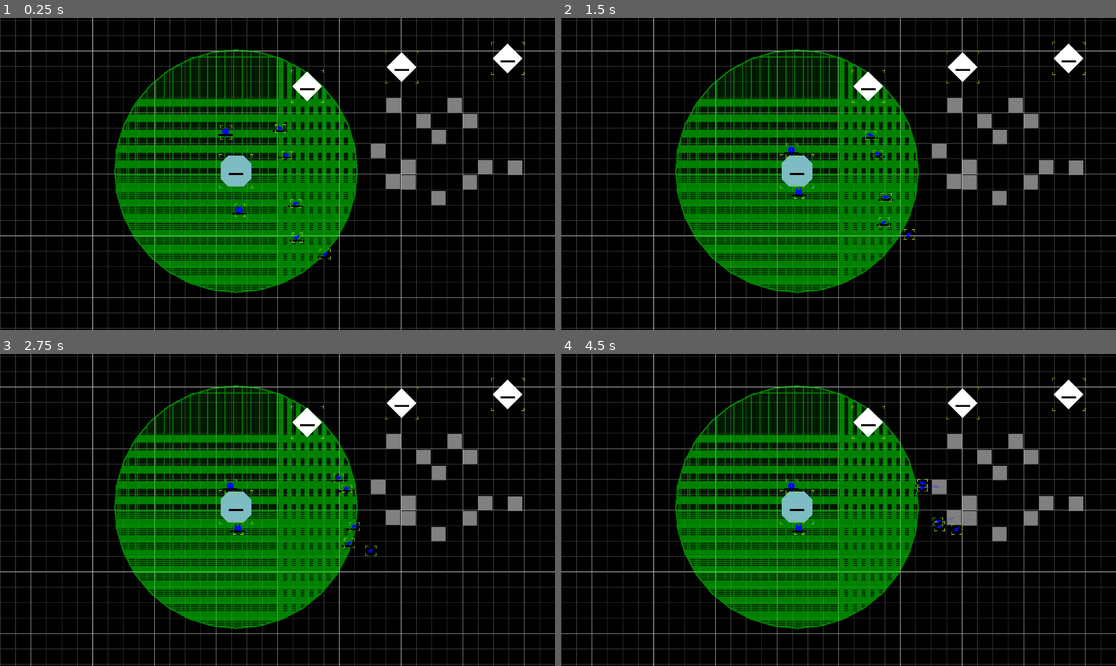
Above: before the commit, frames 1-4 (two rows, left to right).
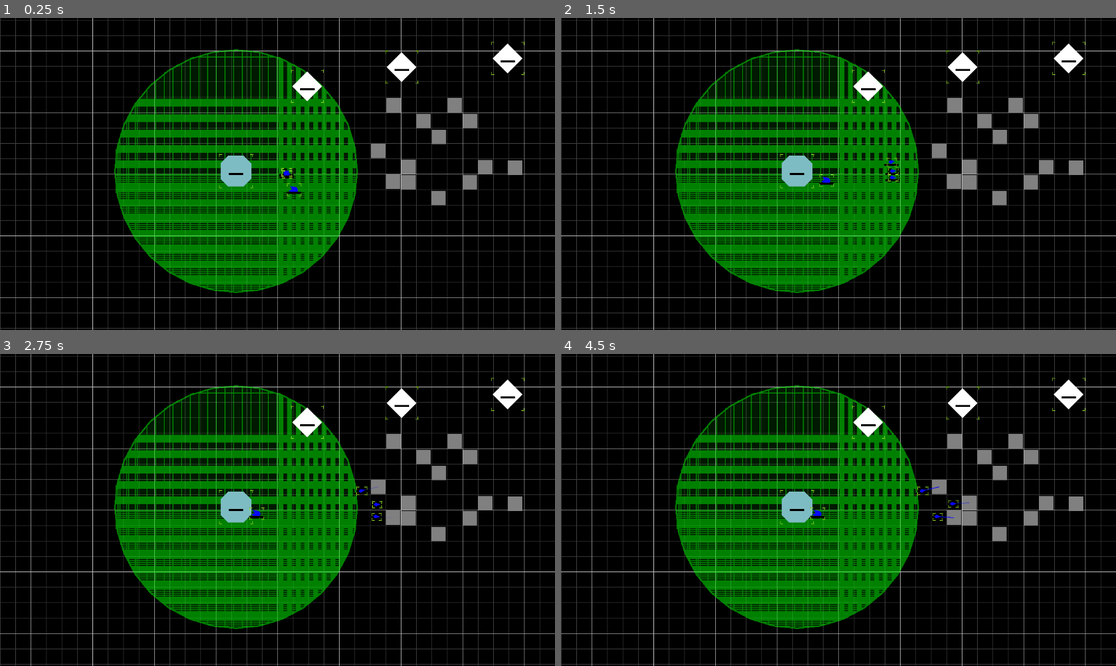
Above: after the commit, the same moments.

Repository: AtkinTC/space-industry-v4
Game: Godot game, scene res://game/test_scene.tscn
Same seed, same stepped clock (60 frames per second), same inputs: the game is played once before the commit and once after it.
Inputs (mouse positions are in pixels of both pictures, inside the frame that each line leads up to):
- Up to frame 1 (0.25 s): no input
- Up to frame 2 (1.5 s): move the mouse to (960, 158) at 0.52 s; click (960, 158) at 0.67 s; move the mouse to (727, 189) at 1.27 s; click (727, 189) at 1.42 s
- Up to frame 3 (2.75 s): move the mouse to (333, 441) at 2.02 s; click (333, 441) at 2.17 s
- Up to frame 4 (4.5 s): move the mouse to (810, 572) at 2.77 s; click (810, 572) at 2.92 s; move the mouse to (1005, 556) at 3.52 s; click (1005, 556) at 3.67 s; move the mouse to (672, 463) at 4.27 s; click (672, 463) at 4.42 s

The runs differ from the first frame. In frame 1, 0.4% of the frame differs, in the area x 39-60%, y 33-78%; in frame 2, 0.4%, in the area x 40-64%, y 36-72%; in frame 3, 0.4%; in frame 4, 0.4%.

Commit message:
add EntityDefinition resources and update entity system to work with them
-EntityDefinition ties a unique entity_id to a packed scene, used for initializing new entities
-EntityDefinition contains base parameters used by the initialized scene, allows for multiple entities to reuse the same scene

Diff:
--- a/game/entity/entity.gd
+++ b/game/entity/entity.gd
@@ -1,7 +1,9 @@
 extends Area2D
 class_name Entity
 
-@export var base_capacity : int = 100
+@export var entity_def : EntityDefinition = null
+@export var init_parameters : Dictionary = {}
+
 @export var inventory : Inventory = null
 
 @onready var collision_shape : CollisionShape2D = get_node_or_null("CollisionShape2D")
@@ -10,7 +12,21 @@
 @onready var tools_node : Node2D = get_node_or_null("Tools")
 var tools : Dictionary = {}
 
-func set_init(init_parameters : Dictionary) -> void:
+func _init(_entity_def : EntityDefinition = null, _init_parameters : Dictionary = {}) -> void:
+	setup(_entity_def, _init_parameters)
+
+func setup(_entity_def : EntityDefinition = null, _init_parameters : Dictionary = {}) -> void:
+	entity_def = _entity_def
+	setup_from_entity_def()
+
+	init_parameters = _init_parameters
+	setup_from_init_parameters()
+
+func setup_from_entity_def() -> void:
+	if(entity_def == null):
+		entity_def = EntityDefinition.new()
+
+func setup_from_init_parameters() -> void:
 	global_position = init_parameters.get(Strings.KEY_POSITION, global_position)
 	global_rotation = init_parameters.get(Strings.KEY_ROTATION, global_rotation)
 
@@ -30,7 +46,7 @@
 
 func setup_inventory() -> void:
 	if(inventory == null):
-		inventory = Inventory.new(base_capacity)
+		inventory = Inventory.new(entity_def.base_inventory_capacity)
 
 func get_tools(tool_type : String) -> Array[Tool]:
 	var result : Array = tools.get(tool_type, [])
--- /dev/null
+++ b/game/entity/resource/entity_definition.gd
@@ -0,0 +1,6 @@
+extends Resource
+class_name EntityDefinition
+
+@export var entity_id : String = ""
+@export var scene : PackedScene
+@export var base_inventory_capacity : int = -1
--- /dev/null
+++ b/game/entity/resource/ship_definition.gd
@@ -0,0 +1,4 @@
+extends EntityDefinition
+class_name ShipDefinition
+
+@export var cruise_speed : float = 100
--- /dev/null
+++ b/game/entity/resource/structure_definition.gd
@@ -0,0 +1,2 @@
+extends EntityDefinition
+class_name StructureDefinition
--- a/game/entity/selection_areas_layer.gd
+++ b/game/entity/selection_areas_layer.gd
@@ -6,11 +6,6 @@
 func _ready() -> void:
 	SignalBus.entity_ready.connect(add_selection_area)
 
-
-# Called every frame. 'delta' is the elapsed time since the previous frame.
-func _process(delta: float) -> void:
-	pass
-
 func add_selection_area(entity : Entity) -> void:
 	var area : EntitySelectionArea = selection_area_scene.instantiate()
 	area.parent_entity = entity
--- a/game/entity/ship/builder_ship.tscn
+++ b/game/entity/ship/builder_ship_basic.tscn
@@ -11,7 +11,6 @@
 position = Vector2(46, 37)
 script = ExtResource("1_0dkay")
 task_flags = 1
-base_capacity = 4
 
 [node name="CollisionShape2D" type="CollisionShape2D" parent="."]
 position = Vector2(1, 7.62939e-06)
--- a/game/entity/ship/miner_ship.tscn
+++ b/game/entity/ship/miner_ship_basic.tscn
@@ -8,10 +8,9 @@
 radius = 4.0
 height = 14.0
 
-[node name="MinerShip" type="Area2D"]
+[node name="MinerShipBasic" type="Area2D"]
 script = ExtResource("1_hpmop")
 task_flags = 4
-base_capacity = 2
 
 [node name="CollisionShape2D" type="CollisionShape2D" parent="."]
 position = Vector2(1, 0)
--- a/game/entity/ship/ship.gd
+++ b/game/entity/ship/ship.gd
@@ -40,10 +40,12 @@
 var goal_state := GOAL_STATE.STANDBY
 
 var velocity := Vector2.ZERO
-@export var speed : float = 50
-
-func set_init(init_parameters : Dictionary) -> void:
-	super.set_init(init_parameters)
+
+func setup_from_entity_def() -> void:
+	super.setup_from_entity_def()
+
+func setup_from_init_parameters() -> void:
+	super.setup_from_init_parameters()
 
 func _ready():
 	super._ready()
@@ -206,7 +208,7 @@
 		if(is_zero_approx(distance) || distance <= approach_distance):
 			desired_velocity = Vector2.ZERO
 		else:
-			desired_velocity = global_position.direction_to(move_target.global_position) * speed
+			desired_velocity = global_position.direction_to(move_target.global_position) * entity_def.cruise_speed
 		desired_rotation = global_position.angle_to_point(move_target.global_position)
 	else:
 		desired_velocity = Vector2.ZERO
--- a/game/entity/structure/construction_site.gd
+++ b/game/entity/structure/construction_site.gd
@@ -3,8 +3,11 @@
 
 @export var structure_id : String
 
-func set_init(init_parameters : Dictionary) -> void:
-	super.set_init(init_parameters)
+func setup_from_entity_def() -> void:
+	super.setup_from_entity_def()
+
+func setup_from_init_parameters() -> void:
+	super.setup_from_init_parameters()
 	structure_id = init_parameters.get(Strings.KEY_STRUCTURE_ID, structure_id)
 
 func _ready() -> void:
--- a/game/entity/structure/structure.gd
+++ b/game/entity/structure/structure.gd
@@ -5,8 +5,11 @@
 
 @export var is_depot : bool = false
 
-func set_init(init_parameters : Dictionary) -> void:
-	super.set_init(init_parameters)
+func setup_from_entity_def() -> void:
+	super.setup_from_entity_def()
+
+func setup_from_init_parameters() -> void:
+	super.setup_from_init_parameters()
 
 func _ready():
 	super._ready()
--- a/game/ship_manager.gd
+++ b/game/ship_manager.gd
@@ -7,18 +7,21 @@
 	SignalBus.spawn_ship.connect(spawn_node)
 	SignalBus.spawn_ship_callback.connect(spawn_node_with_callback)
 
-func spawn_node(scene : PackedScene, properties : Dictionary) -> Node2D:
-	if(scene == null):
+func spawn_node(entity_id : String, properties : Dictionary) -> Ship:
+	var ship_def := EntityDefs.get_ship_definition(entity_id)
+	if(ship_def == null):
+		print_debug("No ShipDefinition found for id : %s" % entity_id)
 		return
 
-	var new_node : Node2D = scene.instantiate()
-	if(properties != null):
-		if(properties.has("position")):
-			new_node.position = properties["position"]
-		if(properties.has("rotation")):
-			new_node.rotation = properties["rotation"]
-	if(new_node.has_method("set_init_properties")):
-		new_node.set_init_properties(properties)
+	var new_node : Ship = ship_def.scene.instantiate()
+	new_node.setup(ship_def, properties)
+#	if(properties != null):
+#		if(properties.has("position")):
+#			new_node.position = properties["position"]
+#		if(properties.has("rotation")):
+#			new_node.rotation = properties["rotation"]
+#	if(new_node.has_method("set_init_properties")):
+#		new_node.set_init_properties(properties)
 
 	add_child(new_node)
 
@@ -27,8 +30,8 @@
 	SignalBus.ships_updated.emit(nodes.size())
 	return new_node
 
-func spawn_node_with_callback(scene : PackedScene, properties : Dictionary, callback : Callable) -> Node2D:
-		var new_node := spawn_node(scene, properties)
+func spawn_node_with_callback(entity_id : String, properties : Dictionary, callback : Callable) -> Ship:
+		var new_node := spawn_node(entity_id, properties)
 		if(callback != null):
 			callback.call(new_node)
 		return new_node
--- a/game/structure_manager.gd
+++ b/game/structure_manager.gd
@@ -7,28 +7,31 @@
 	SignalBus.spawn_structure.connect(spawn_node)
 	SignalBus.spawn_ship_callback.connect(spawn_node_with_callback)
 
-func spawn_node(scene : PackedScene, properties : Dictionary) -> Node2D:
-	if(scene == null):
+func spawn_node(entity_id : String, properties : Dictionary) -> Structure:
+	var structure_def := EntityDefs.get_structure_definition(entity_id)
+	if(structure_def == null):
+		print_debug("No StructureDefinition found for id : %s" % entity_id)
 		return
 
-	var new_node : Node2D = scene.instantiate()
-	if(properties != null):
-		if(properties.has("position")):
-			new_node.position = properties["position"]
-		if(properties.has("rotation")):
-			new_node.rotation = properties["rotation"]
-	if(new_node.has_method("set_init_properties")):
-		new_node.set_init_properties(properties)
+	var new_node : Structure = structure_def.scene.instantiate()
+	new_node.setup(structure_def, properties)
+#	if(properties != null):
+#		if(properties.has("position")):
+#			new_node.position = properties["position"]
+#		if(properties.has("rotation")):
+#			new_node.rotation = properties["rotation"]
+#	if(new_node.has_method("set_init_properties")):
+#		new_node.set_init_properties(properties)
 
 	add_child(new_node)
 
 	nodes[new_node.get_instance_id()] = new_node
 	new_node.tree_exiting.connect(_on_node_freed.bind(new_node.get_instance_id()))
-	SignalBus.structures_updated.emit(nodes.size())
+	SignalBus.ships_updated.emit(nodes.size())
 	return new_node
 
-func spawn_node_with_callback(scene : PackedScene, properties : Dictionary, callback : Callable) -> Node2D:
-		var new_node := spawn_node(scene, properties)
+func spawn_node_with_callback(entity_id : String, properties : Dictionary, callback : Callable) -> Structure:
+		var new_node := spawn_node(entity_id, properties)
 		if(callback != null):
 			callback.call(new_node)
 		return new_node
--- a/game/test_scene.gd
+++ b/game/test_scene.gd
@@ -2,8 +2,11 @@
 
 
 # Called when the node enters the scene tree for the first time.
-#func _ready() -> void:
-#	pass
+func _ready() -> void:
+	for i in 5:
+		SignalBus.spawn_ship.emit("mining_drone_001", {})
+	for i in 2:
+		SignalBus.spawn_ship.emit("construction_drone_001", {})
 
 
 # Called every frame. 'delta' is the elapsed time since the previous frame.
--- a/game/test_scene.tscn
+++ b/game/test_scene.tscn
@@ -8,12 +8,10 @@
 [ext_resource type="Shader" path="res://resources/shaders/canvas_group_area.gdshader" id="5_b2sve"]
 [ext_resource type="PackedScene" uid="uid://co8g67bnh8fcs" path="res://game/entity/structure/structure.tscn" id="5_r73p8"]
 [ext_resource type="Script" path="res://game/influence_canvas.gd" id="5_w38rg"]
-[ext_resource type="PackedScene" uid="uid://ctrt2fte2x4r5" path="res://game/entity/ship/miner_ship.tscn" id="6_o2rq5"]
 [ext_resource type="Script" path="res://game/structure_manager.gd" id="6_tn125"]
 [ext_resource type="Script" path="res://game/entity/inventory.gd" id="6_umlrr"]
 [ext_resource type="Script" path="res://game/ship_manager.gd" id="7_215xa"]
 [ext_resource type="PackedScene" uid="uid://f5tgpd66v4k" path="res://game/entity/structure/construction_site.tscn" id="8_sbvsf"]
-[ext_resource type="PackedScene" uid="uid://gijpshyjqirm" path="res://game/entity/ship/builder_ship.tscn" id="12_ihhgg"]
 [ext_resource type="Script" path="res://game/entity/selection_areas_layer.gd" id="15_5qeme"]
 
 [sub_resource type="ShaderMaterial" id="ShaderMaterial_hglpe"]
@@ -112,42 +110,22 @@
 
 [node name="Station" parent="Structures" instance=ExtResource("5_r73p8")]
 position = Vector2(-86, -6)
+dock_range = 50.0
 
 [node name="ConstructionSite" parent="Structures" instance=ExtResource("8_sbvsf")]
 position = Vector2(478, -240)
-inventory = SubResource("Resource_6fkdr")
+inventory = SubResource("Resource_mwksl")
 
 [node name="ConstructionSite2" parent="Structures" instance=ExtResource("8_sbvsf")]
 position = Vector2(258, -222)
-inventory = SubResource("Resource_ru3xe")
+inventory = SubResource("Resource_5ry01")
 
 [node name="ConstructionSite3" parent="Structures" instance=ExtResource("8_sbvsf")]
 position = Vector2(62, -182)
-inventory = SubResource("Resource_d0kvi")
+inventory = SubResource("Resource_1dtwb")
 
 [node name="ShipManager" type="Node2D" parent="."]
 script = ExtResource("7_215xa")
 
-[node name="MinerShip" parent="ShipManager" instance=ExtResource("6_o2rq5")]
-position = Vector2(-7, -98)
-
-[node name="MinerShip2" parent="ShipManager" instance=ExtResource("6_o2rq5")]
-position = Vector2(6, -39)
-
-[node name="MinerShip3" parent="ShipManager" instance=ExtResource("6_o2rq5")]
-position = Vector2(29, 138)
-
-[node name="MinerShip4" parent="ShipManager" instance=ExtResource("6_o2rq5")]
-position = Vector2(25, 64)
-
-[node name="MinerShip5" parent="ShipManager" instance=ExtResource("6_o2rq5")]
-position = Vector2(89, 175)
-
-[node name="BuilderShip" parent="ShipManager" instance=ExtResource("12_ihhgg")]
-position = Vector2(-111, -99)
-
-[node name="BuilderShip2" parent="ShipManager" instance=ExtResource("12_ihhgg")]
-position = Vector2(-78, 88)
-
 [node name="SelectionAreasLayer" type="Node2D" parent="."]
 script = ExtResource("15_5qeme")
--- /dev/null
+++ b/resources/entity_definitions/ship_definitions/construction_drone_001.tres
@@ -0,0 +1,11 @@
+[gd_resource type="Resource" script_class="ShipDefinition" load_steps=3 format=3 uid="uid://epo2fg0v68h5"]
+
+[ext_resource type="Script" path="res://game/entity/resource/ship_definition.gd" id="1_5ww0h"]
+[ext_resource type="PackedScene" uid="uid://gijpshyjqirm" path="res://game/entity/ship/builder_ship_basic.tscn" id="1_rbeaa"]
+
+[resource]
+script = ExtResource("1_5ww0h")
+cruise_speed = 50.0
+entity_id = "construction_drone_001"
+scene = ExtResource("1_rbeaa")
+base_inventory_capacity = 2
--- /dev/null
+++ b/resources/entity_definitions/ship_definitions/mining_drone_001.tres
@@ -0,0 +1,11 @@
+[gd_resource type="Resource" script_class="ShipDefinition" load_steps=3 format=3 uid="uid://bpsbon7pvdr0y"]
+
+[ext_resource type="PackedScene" uid="uid://ctrt2fte2x4r5" path="res://game/entity/ship/miner_ship_basic.tscn" id="1_5pek2"]
+[ext_resource type="Script" path="res://game/entity/resource/ship_definition.gd" id="1_xmnvb"]
+
+[resource]
+script = ExtResource("1_xmnvb")
+cruise_speed = 75.0
+entity_id = "mining_drone_001"
+scene = ExtResource("1_5pek2")
+base_inventory_capacity = 4
--- /dev/null
+++ b/resources/entity_definitions/structure_definitions/construction_site.tres
@@ -0,0 +1,7 @@
+[gd_resource type="Resource" script_class="StructureDefinition" load_steps=2 format=3 uid="uid://413qpoqrcou6"]
+
+[ext_resource type="Script" path="res://game/entity/resource/structure_definition.gd" id="1_cb2gk"]
+
+[resource]
+script = ExtResource("1_cb2gk")
+entity_id = "construction_site"
--- /dev/null
+++ b/resources/entity_definitions/structure_definitions/test_structure.tres
@@ -0,0 +1,9 @@
+[gd_resource type="Resource" script_class="StructureDefinition" load_steps=3 format=3 uid="uid://4keam23s7dm6"]
+
+[ext_resource type="Script" path="res://game/entity/resource/structure_definition.gd" id="1_5kxhk"]
+[ext_resource type="PackedScene" uid="uid://co8g67bnh8fcs" path="res://game/entity/structure/structure.tscn" id="1_48vp5"]
+
+[resource]
+script = ExtResource("1_5kxhk")
+entity_id = "test_structure"
+scene = ExtResource("1_48vp5")
--- a/singleton/entity_defs.gd
+++ b/singleton/entity_defs.gd
@@ -1,14 +1,7 @@
 extends Node
 #Singleton EntityDefs
 
-const SHIP_ID_MINING_DRONE := "mining_drone"
-
 const STRUCTURE_ID_TEST_STATION := "test_station"
-
-const SCENE_PATHS := {
-	SHIP_ID_MINING_DRONE : "res://scenes/ship/mining_drone.tscn",
-	STRUCTURE_ID_TEST_STATION : "res://game/entity/structure/structure.tscn"
-}
 
 const CONSTRUCTION_COSTS := {
 	STRUCTURE_ID_TEST_STATION : {
@@ -16,20 +9,64 @@
 	}
 }
 
-var SCENES := {}
+const ship_def_dir := "res://resources/entity_definitions/ship_definitions"
+const structure_def_dir := "res://resources/entity_definitions/structure_definitions"
 
-var definitions : Dictionary = {}
+var entity_defs : Dictionary = {}
+
+func _ready() -> void:
+	var ship_def_filenames := DirAccess.get_files_at(ship_def_dir)
+	print("Loading ShipDefinitions from dir : " + ship_def_dir)
+	if(ship_def_filenames == null || ship_def_filenames.is_empty()):
+		print_rich("[color=red]No Ship Definitions found![/color]")
+	for filename in ship_def_filenames:
+		print("\t..." + filename)
+		var file_path := ship_def_dir + "/" + filename
+		var resource : Resource = load(file_path)
+		if(resource == null || !(resource is ShipDefinition)):
+			print_rich("[color=red]Invalid Ship Definition at : %s![/color]" % file_path)
+			continue
+		var ship_def := resource as ShipDefinition
+		var id := ship_def.entity_id
+		if(entity_defs.has(id)):
+			print_rich("[color=red]Duplicate ship entity_id : %s![/color]" % id)
+			continue
+		entity_defs[id] = ship_def
+
+	var structure_def_filenames := DirAccess.get_files_at(structure_def_dir)
+	print("Loading StructureDefinitions from dir : " + structure_def_dir)
+	if(structure_def_filenames == null || structure_def_filenames.is_empty()):
+		print_rich("[color=red]No Structure Definitions found![/color]")
+	for filename in structure_def_filenames:
+		print("\t..." + filename)
+		var file_path := structure_def_dir + "/" + filename
+		var resource : Resource = load(file_path)
+		if(resource == null || !(resource is StructureDefinition)):
+			print_rich("[color=red]Invalid Structure Definition at : %s![/color]" % file_path)
+			continue
+		var structure_def := resource as StructureDefinition
+		var id := structure_def.entity_id
+		if(entity_defs.has(id)):
+			print_rich("[color=red]Duplicate Structure entity_id : %s![/color]" % id)
+			continue
+		entity_defs[id] = structure_def
+
+func get_entity_definition(entity_id : String) -> EntityDefinition:
+	return entity_defs.get(entity_id) as EntityDefinition
+
+func get_ship_definition(entity_id : String) -> ShipDefinition:
+	var ship_def : ShipDefinition = entity_defs.get(entity_id)
+	return ship_def
+
+func get_structure_definition(entity_id : String) -> StructureDefinition:
+	var structure_def : StructureDefinition = entity_defs.get(entity_id)
+	return structure_def
 
 func get_scene(entity_id : String) -> PackedScene:
-	if(SCENES.has(entity_id)):
-		return SCENES[entity_id]
-
-	if(!SCENE_PATHS.has(entity_id)):
+	var entity_def := get_entity_definition(entity_id)
+	if(entity_def == null):
 		return null
-
-	var scene := load(SCENE_PATHS[entity_id])
-	SCENES[entity_id] = scene
-	return scene
+	return entity_def.scene
 
 func get_construction_cost(entity_id : String) -> Dictionary:
 	return CONSTRUCTION_COSTS.get(entity_id, {})
--- a/singleton/signal_bus.gd
+++ b/singleton/signal_bus.gd
@@ -4,13 +4,13 @@
 signal connect_transport_network_component(instance_id : int)
 signal disconnect_transport_network_component(instance_id : int)
 
-signal spawn_ship(scene : PackedScene, properties : Dictionary)
-signal spawn_ship_callback(scene : PackedScene, properties : Dictionary, callback : Callable)
+signal spawn_ship(entity_id : String, properties : Dictionary)
+signal spawn_ship_callback(entity_id : String, properties : Dictionary, callback : Callable)
 signal ships_updated(quantity : int)
 signal register_ship(instance_id : int)
 
-signal spawn_structure(scene : PackedScene, properties : Dictionary)
-signal spawn_structure_callback(scene : PackedScene, properties : Dictionary, callback : Callable)
+signal spawn_structure(entity_id : String, properties : Dictionary)
+signal spawn_structure_callback(entity_id : String, properties : Dictionary, callback : Callable)
 signal structures_updated(quantity : int)
 signal register_construction_site(instance_id : int)
 
Not shown: 2 places in game/test_scene.tscn that only renumber resources
